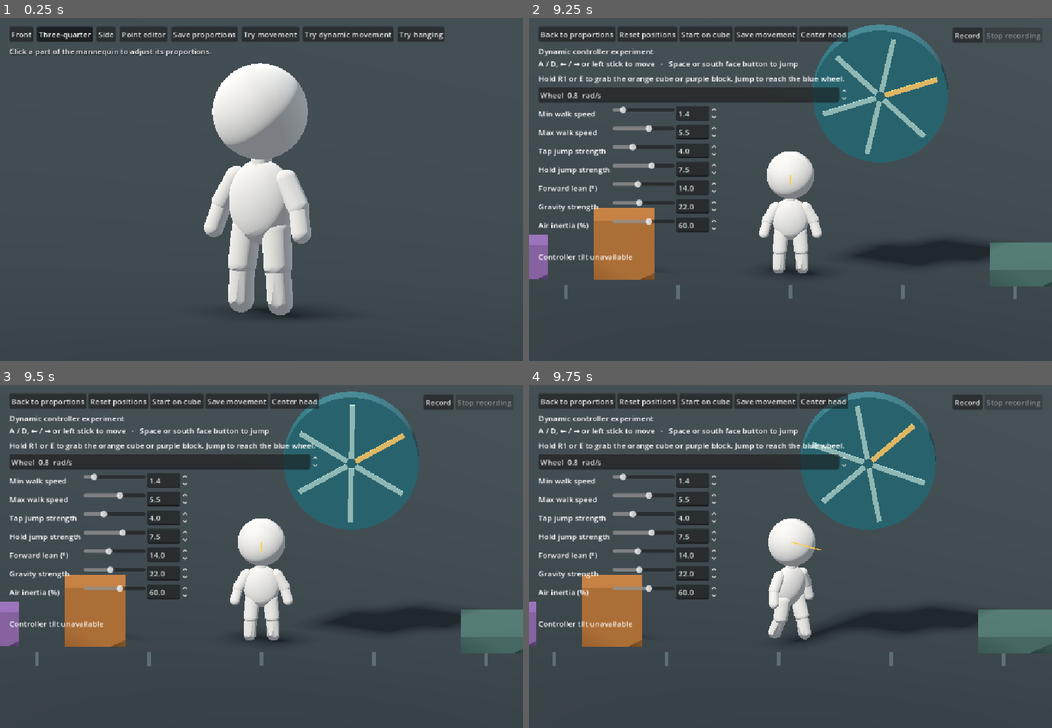
Above: before the commit, frames 1-4 (two rows, left to right).
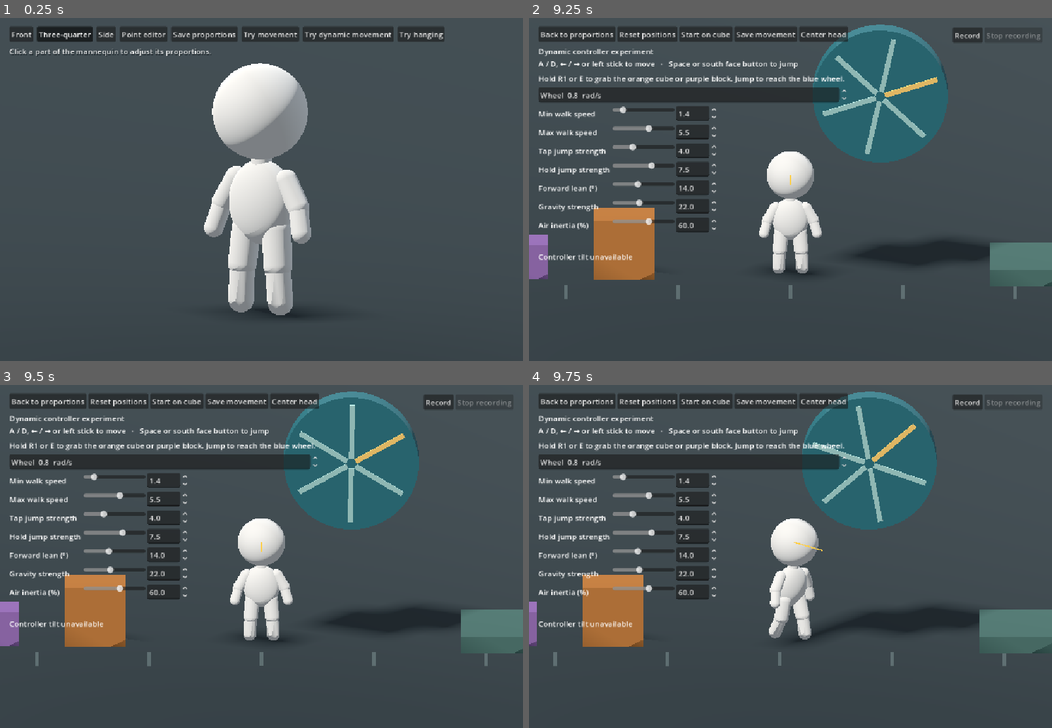
Above: after the commit, the same moments.

Repository: mdlvr1w/creation-game
Game: Godot game, scene res://game/mannequin_view.tscn
Two runs of this game, one before a commit and one after it. Both use one fixed random seed, a clock stepped at 60 frames per second and the inputs below.
Inputs (mouse positions are in pixels of both pictures, inside the frame that each line leads up to):
- Up to frame 1 (0.25 s): no input
- Up to frame 2 (9.25 s): click "Front" at 0.5 s; click "Three-quarter" at 1.25 s; click "Side" at 2 s; click "Try movement" at 2.75 s; click "Reset positions" at 3.5 s; click "Start on cube" at 4.25 s; click "Start on cube" at 5 s; click "Center head" at 5.75 s; click "Record" at 6.5 s; click "Stop recording" at 7.25 s; click "Back to proportions" at 8 s; click "Try dynamic movement" at 8.75 s
- Up to frame 3 (9.5 s): no input
- Up to frame 4 (9.75 s): tap Enter at 9.5 s; move the mouse to (905, 539) at 9.52 s; hold D from 9.53 s (still down); hold E from 9.53 s (still down); click (905, 539) at 9.67 s

Frames 1-3 are identical in both runs. In frame 4, 1.1% of the frame differs, in the area x 0-99%, y 1-83%.

Commit message:
Make grip acquisition quiet and release recovery continuous

Diff:
--- a/game/dynamic_mannequin_controller.gd
+++ b/game/dynamic_mannequin_controller.gd
@@ -9,6 +9,7 @@
 const GRIP_STIFFNESS := 1700.0
 const GRIP_DAMPING := 100.0
 const GRIP_FORCE := 550.0
+const GRIP_ENGAGEMENT_TIME := 0.06
 const CAPSULE_HEIGHT := 1.75
 
 @export var drive_strength := 145.0
@@ -36,6 +37,8 @@
 var grip_from_above := false
 var grip_shoulder := Vector3.ZERO
 var grip_reach := 0.0
+var grip_rest_length := 0.0
+var grip_age := 0.0
 var grip_launch := false
 var near_grip_footing := false
 var physical_crouch := 0.0
@@ -58,7 +61,6 @@
 
 func _ready() -> void:
 	mass = 6.0
-	lock_rotation = true
 	axis_lock_linear_z = true
 	axis_lock_angular_x = true
 	axis_lock_angular_y = true
@@ -100,7 +102,7 @@
 
 func update_physical_crouch(delta: float) -> void:
 	var target := 0.0
-	if held_cube != null and not lock_rotation:
+	if held_cube != null:
 		var query := PhysicsRayQueryParameters3D.create(global_position + Vector3.UP * 0.65,
 			global_position - Vector3.UP * 0.25, collision_mask, [get_rid()])
 		var foot := get_world_3d().direct_space_state.intersect_ray(query)
@@ -135,22 +137,14 @@
 
 
 func _integrate_forces(state: PhysicsDirectBodyState3D) -> void:
-	var straightening := not lock_rotation and held_cube == null
-	if straightening:
-		try_straighten(state)
 	read_support(state)
-	if not straightening and is_on_floor():
+	if is_on_floor():
 		grip_launch = false
 	update_balance(state)
 	last_simulated_input = Vector2(direction, float(jump_requested))
 	last_takeoff_impulse = Vector3.ZERO
-	if straightening:
-		# Give the release frame to the launch; steering resumes once upright.
-		last_drive_impulse = Vector3.ZERO
-		can_cut_jump = false
-	else:
-		apply_drive(state)
-	if not straightening and jump_requested and support_body != null and support_relative_y < 0.8:
+	apply_drive(state)
+	if jump_requested and support_body != null and support_relative_y < 0.8:
 		takeoff(state)
 		can_cut_jump = jump_held
 	elif can_cut_jump and not jump_held and state.linear_velocity.y > settings.values.min_jump:
@@ -230,36 +224,13 @@
 		support_body.apply_impulse(-impulse, support_position - support_body.global_position)
 
 
-func try_straighten(state: PhysicsDirectBodyState3D) -> void:
-	var center := state.transform * state.center_of_mass_local
-	var upright := Transform3D(Basis.IDENTITY, center - state.center_of_mass_local)
-	var query := PhysicsShapeQueryParameters3D.new()
-	query.shape = body_collider.shape
-	query.collision_mask = collision_mask
-	query.exclude = [get_rid()]
-	# Try the same center first. A low release can need room above floor contact.
-	for lift in [0.0, 0.15, 0.30, 0.60, 0.90, 1.20]:
-		var candidate := upright.translated(Vector3.UP * lift)
-		query.transform = candidate * body_collider.transform
-		if not state.get_space_state().intersect_shape(query, 1).is_empty():
-			continue
-		var launch_velocity := state.linear_velocity
-		state.transform = candidate
-		state.angular_velocity = Vector3.ZERO
-		lock_rotation = true
-		state.linear_velocity = launch_velocity
-		reset_physics_interpolation()
-		return
-
-
 func update_balance(state: PhysicsDirectBodyState3D) -> void:
-	last_upright_torque = 0.0
-	if held_cube == null:
-		return
 	var angle := state.transform.basis.y.signed_angle_to(Vector3.UP, Vector3.BACK)
-	# The shoulder can sit below the capsule's center with compact proportions.
-	# A bounded upright preference counters the static load while leaving room to swing.
-	last_upright_torque = clampf(145.0 * angle - 26.0 * state.angular_velocity.z, -105.0, 105.0)
+	# A stronger upright preference during locomotion leaves room to swing under grip load.
+	var stiffness := 500.0 if held_cube == null else 145.0
+	var damping := 48.0 if held_cube == null else 26.0
+	var torque_limit := 210.0 if held_cube == null else 105.0
+	last_upright_torque = clampf(stiffness * angle - damping * state.angular_velocity.z, -torque_limit, torque_limit)
 	state.apply_torque_impulse(Vector3.BACK * last_upright_torque * state.step)
 
 
@@ -278,15 +249,22 @@
 		"roll_speed": state.angular_velocity.z,
 		"torque": 0.0,
 	}
-	if distance < grip_reach * 0.94:
+	var nominal_length := grip_reach * 0.94
+	if grip_age == 0.0:
+		grip_rest_length = maxf(distance, nominal_length)
+	# Take up slack only as the endpoints come together on their own.
+	grip_rest_length = maxf(nominal_length, minf(grip_rest_length, distance))
+	grip_age += state.step
+	if distance < grip_rest_length or is_zero_approx(distance):
 		return
 
 	var axis := separation / distance
 	var shoulder_velocity := state.linear_velocity + state.angular_velocity.cross(lever)
 	var rim_velocity := held_cube.linear_velocity + held_cube.angular_velocity.cross(visual_offset)
-	var tension := (distance - grip_reach * 0.94) * GRIP_STIFFNESS
+	var tension := (distance - grip_rest_length) * GRIP_STIFFNESS
 	tension += (rim_velocity - shoulder_velocity).dot(axis) * GRIP_DAMPING
-	var impulse := axis * clampf(tension, 0.0, GRIP_FORCE) * state.step
+	var engagement := smoothstep(0.0, GRIP_ENGAGEMENT_TIME, grip_age - state.step)
+	var impulse := axis * clampf(tension, 0.0, GRIP_FORCE) * engagement * state.step
 	impulse.z = 0.0
 	last_grip_sample["torque"] = lever.cross(impulse).z / state.step
 	state.apply_impulse(impulse, shoulder_offset)
@@ -297,6 +275,7 @@
 func release_grip() -> void:
 	if held_cube != null:
 		grip_launch = true
+		can_cut_jump = false
 		angular_damp = 0.0
 	held_cube = null
 	grip_from_above = false
@@ -339,8 +318,11 @@
 			if distance < closest:
 				best = hit
 				closest = distance
+		if not best.is_empty():
+			break
 	if best.is_empty():
 		return
+	grip_age = 0.0
 	held_cube = best.collider
 	grip_anchor = held_cube.to_local(best.position)
 	grip_from_above = held_cube == support_body
@@ -354,7 +336,6 @@
 		motion.grip_side = motion.facing
 	motion.grip_start_yaw = motion.rotation.y
 	motion.grip_lateral = Vector3.FORWARD
-	lock_rotation = false
 	angular_damp = 1.4
 
 
@@ -389,7 +370,6 @@
 	jump_requested = false
 	can_cut_jump = false
 	transform = Transform3D(Basis.IDENTITY, Vector3(0, 0.02, 0))
-	lock_rotation = true
 	grip_launch = false
 	linear_velocity = Vector3.ZERO
 	angular_velocity = Vector3.ZERO
--- a/tests/dynamic_movement_test.gd
+++ b/tests/dynamic_movement_test.gd
@@ -72,6 +72,8 @@
 		cube.apply_central_force(Vector3.LEFT * 105.0)
 		await frames(1, 0.0, false, true)
 	check(player.position.x < start_x - 0.12, "a moving cube can still carry the figurine")
+	await check_quiet_acquisition()
+	await check_close_cube_release()
 	await check_off_center_ride()
 	await check_gentle_wheel_catch()
 	await check_slow_wheel_footing()
@@ -83,6 +85,38 @@
 	if failures == 0:
 		print("Dynamic movement checks passed.")
 	quit(int(failures > 0))
+
+
+func check_quiet_acquisition() -> void:
+	var player = preview.player
+	var cube = preview.cube
+	for distance in [1.05, 1.30]:
+		preview.reset_sandbox()
+		cube.position.x = -distance
+		await frames(28)
+		var peak_force := 0.0
+		var peak_speed := 0.0
+		for frame in 18:
+			await frames(1, 0.0, false, true)
+			peak_force = maxf(peak_force, player.last_grip_force.length())
+			peak_speed = maxf(peak_speed, cube.linear_velocity.length())
+		check(player.held_cube == cube and peak_force < 2.0 and peak_speed < 0.02,
+			"a neutral grab takes hold without kicking a stationary cube")
+
+
+func check_close_cube_release() -> void:
+	preview.reset_sandbox()
+	var player = preview.player
+	var cube = preview.cube
+	cube.position.x = -1.05
+	await frames(24)
+	await frames(6, -1.0)
+	await frames(5, -1.0, false, true)
+	check(player.held_cube == cube, "the close release test starts with a grip")
+	var before_release: float = player.position.y
+	await frames(6, -1.0)
+	check(player.held_cube == null and absf(player.position.y - before_release) < 0.08
+		and player.is_on_floor(), "releasing during a close push keeps the body on the ground")
 
 
 func check_off_center_ride() -> void:
@@ -283,17 +317,21 @@
 		return
 	check(absf(player.rotation.z) > 0.18, "release starts while the body is tilted")
 	var launch: Vector3 = player.velocity
+	var release_roll: float = player.rotation.z
 	player.update_grip(wheel, false)
 	await frames(1)
-	check(player.lock_rotation and absf(player.rotation.z) < 0.01, "releasing returns upright in the air")
+	check(absf(angle_difference(release_roll, player.rotation.z)) < 0.15
+		and absf(player.rotation.z) > 0.05, "releasing does not snap rotation")
 	check(absf(player.velocity.x - launch.x) < 0.05
 		and absf(player.velocity.y - (launch.y - player.settings.values.gravity * DT)) < 0.06,
 		"straightening preserves launch velocity apart from gravity")
 	await frames(6)
 	check(not player.is_on_floor() and absf(player.velocity.x - launch.x) < 0.06,
 		"neutral input does not brake the airborne launch")
-	await frames(140)
-	check(player.is_on_floor() and absf(player.rotation.z) < 0.01, "the launch lands upright")
+	await frames(20)
+	check(absf(player.rotation.z) < 0.05, "balance promptly brings the released body upright")
+	await frames(120)
+	check(player.is_on_floor() and absf(player.rotation.z) < 0.025, "the launch lands upright")
 	await frames(15, -0.6)
 	check(player.velocity.x < -0.8, "walking is available after landing")
 
